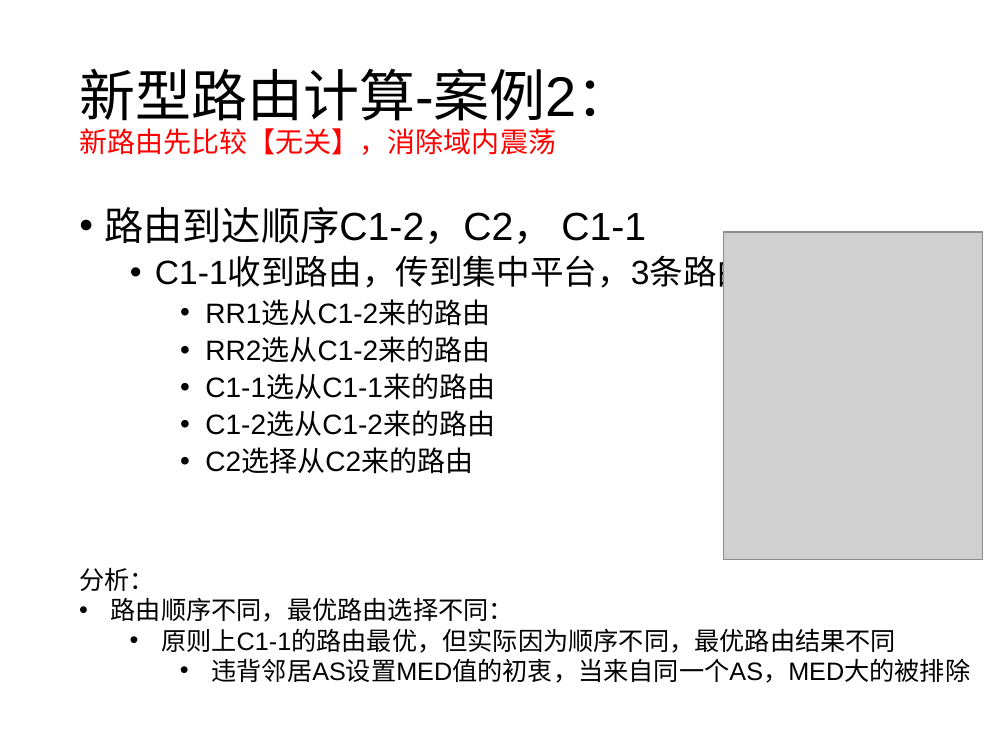
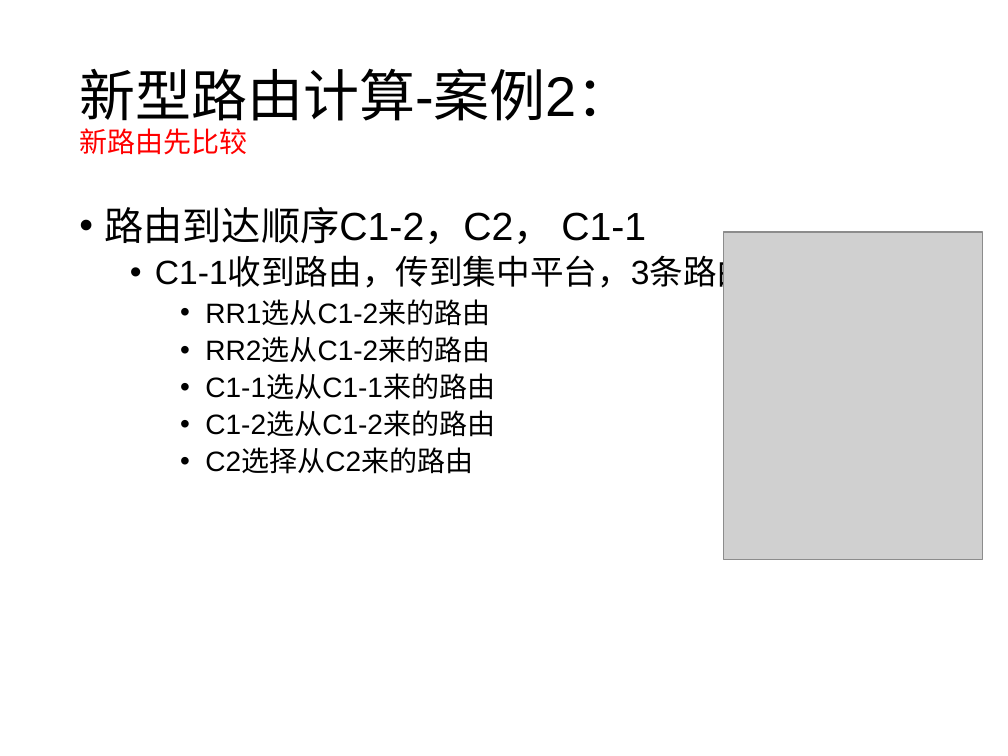
Before and after one commit to wangqing93/ibgp_exp, a slide deck: slide 8 of doc/毕设阶段讨论4.pptx (slide 7 before the commit). Drawn at 1008x756 pixels with LibreOffice and Linux fonts; fonts in the diff are those of the drawing; grey boxes stand for pictures. Boxes give left, top, right and bottom in pixels: in the first picture for what was removed or moved away, otherwise in the second. Text is boxed around its words. In the diff, an @@ line names an element or a change of style, - is before the commit and + after.

```diff
--- a/doc/毕设阶段讨论4.pptx
+++ b/doc/毕设阶段讨论4.pptx
@@ title at (79, 68, 632, 155): text changed; size 20 to 40 pt; text colour #FF0000 to #000000 @@
-新型路由计算-案例2：
-新路由先比较【无关】，消除域内震荡
+新型路由计算-案例2：
+新路由先比较
@@ text removed at (79, 567, 970, 683) @@
-分析：
-• 路由顺序不同，最优路由选择不同：
-  • 原则上C1-1的路由最优，但实际因为顺序不同，最优路由结果不同
-    • 违背邻居AS设置MED值的初衷，当来自同一个AS，MED大的被排除
```
Also in this commit, not shown: 8 other slides changed, 5 slides added, 2 slides removed.
